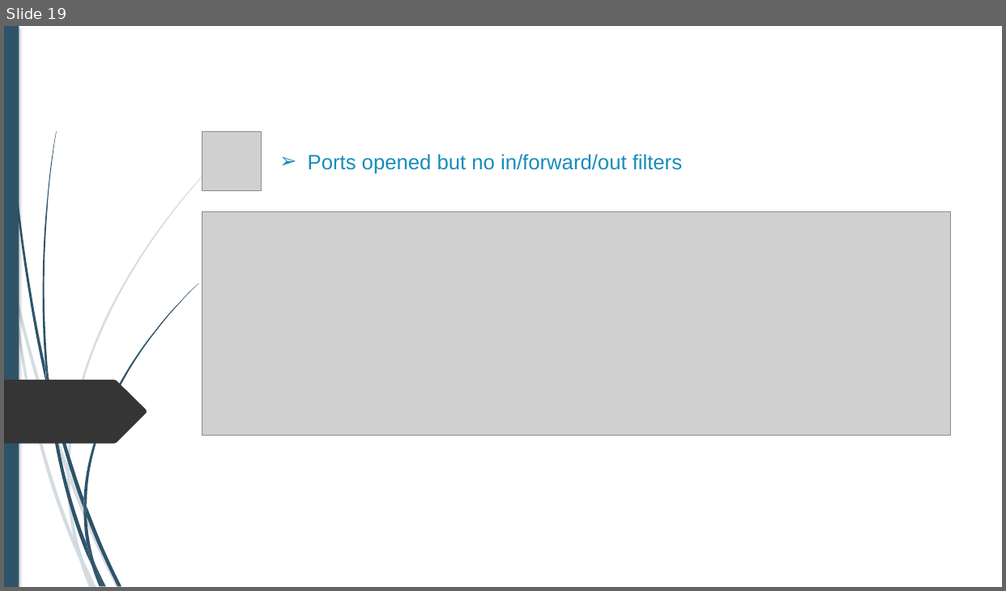
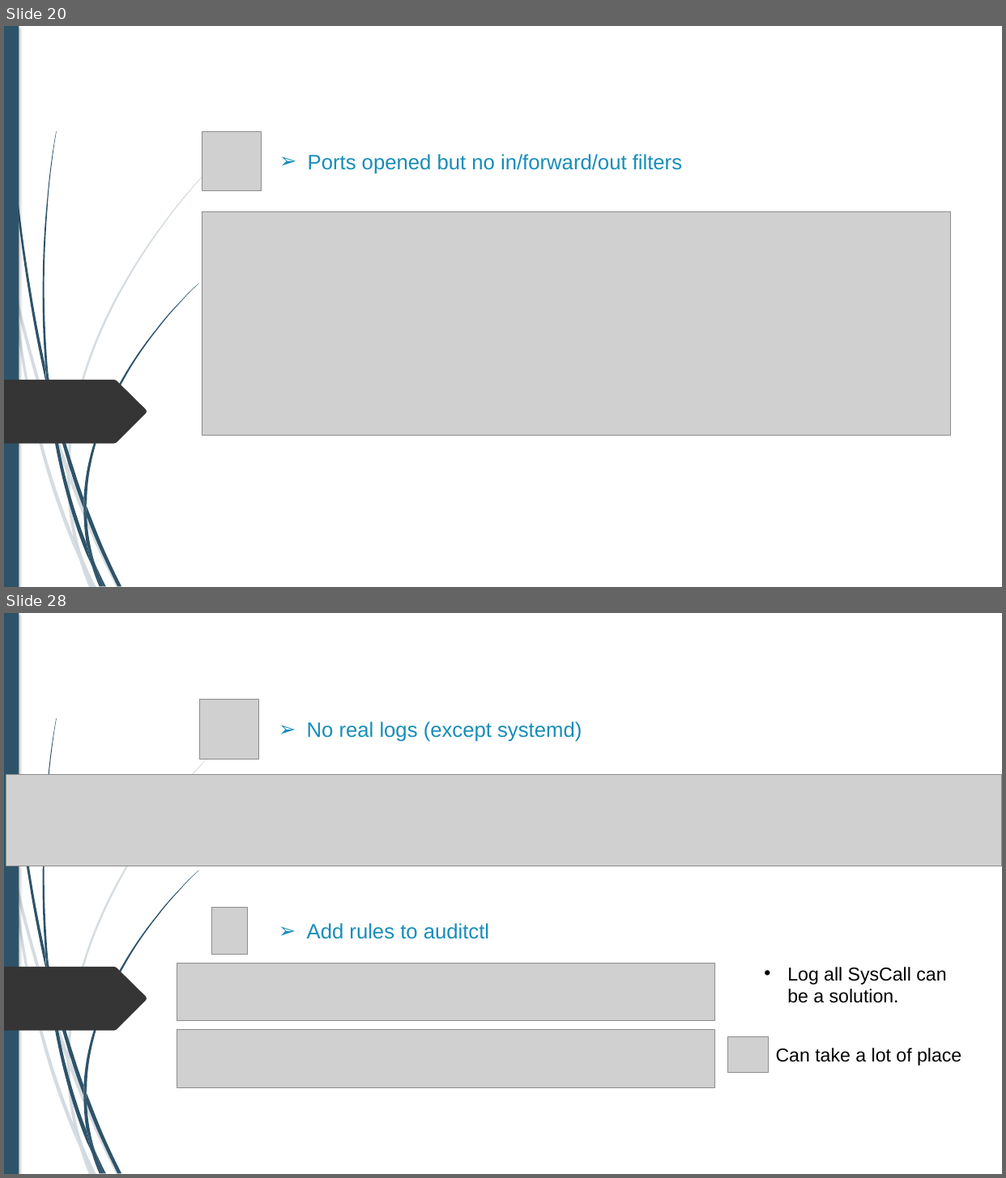
Before and after one commit to alexandreAubois/Secu_linux, a slide deck: Projet-Linux.pptx. Shown one above the other, each under a label of ours: slide 19 before the commit, slides 20 and 28 after it; the slides between them are not shown. The pictures are 1006x591 and 1006x1178 pixels, drawn with LibreOffice and Linux fonts; fonts in the diff are those of the drawing; grey boxes stand for pictures; background and template pictures are left out. Boxes give left, top, right and bottom in pixels: in the first picture for what was removed or moved away, otherwise in the second. Text is boxed around its words. In the diff, an @@ line names an element or a change of style, - is before the commit and + after.

```diff
--- a/Projet-Linux.pptx
+++ b/Projet-Linux.pptx
@@ slide 28 added at <box>4,613,1002,1174</box>, background #FFFFFF; not listed: 24 template elements that a slide beside it also shows @@
@@ picture added at <box>199,700,259,760</box> @@
@@ text added at <box>307,722,582,742</box>, 20 pt, text #178DBB @@
+➢ No real logs (except systemd)
@@ picture added at <box>6,775,1002,866</box> @@
@@ picture added at <box>211,907,247,954</box> @@
@@ text added at <box>307,923,489,939</box>, 20 pt, text #178DBB @@
+➢ Add rules to auditctl
@@ picture added at <box>177,964,715,1021</box> @@
@@ text added at <box>787,967,946,1003</box>, 18 pt, text #000000 @@
+• Log all SysCall can be a solution.
@@ picture added at <box>177,1030,715,1088</box> @@
@@ picture added at <box>728,1037,769,1072</box> @@
@@ text added at <box>776,1048,961,1066</box>, 18 pt, text #000000 @@
+Can take a lot of place
@@ what was slide 19 is now slide 20 @@
```
Also in this commit, not shown: 5 slides changed, 9 other slides added.
